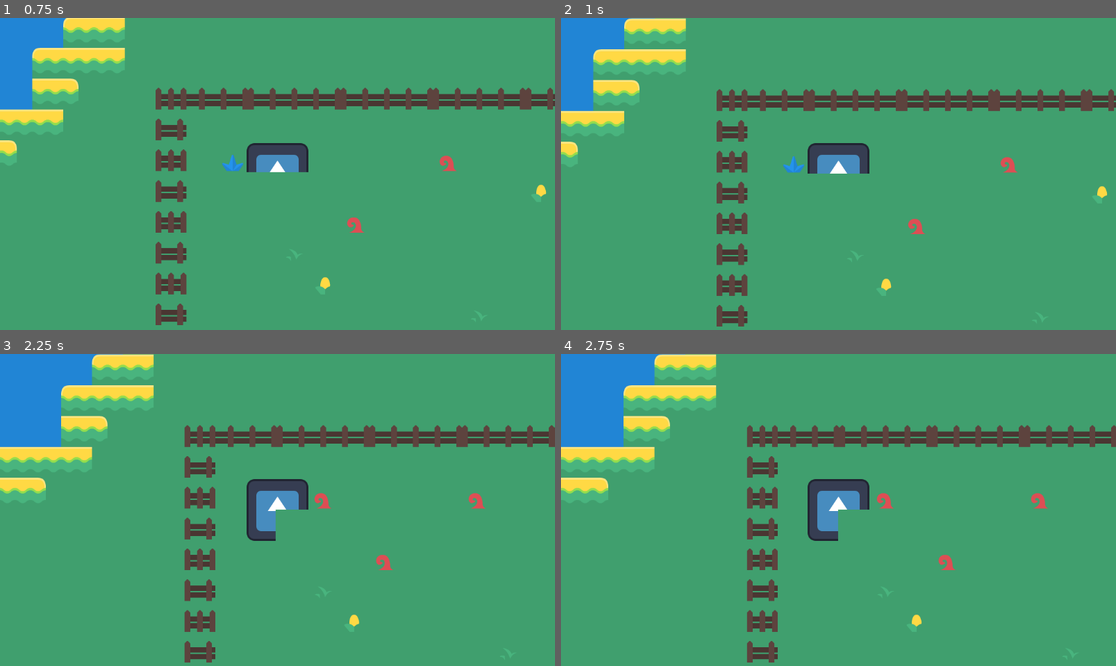
Above: before the commit, frames 1-4 (two rows, left to right).
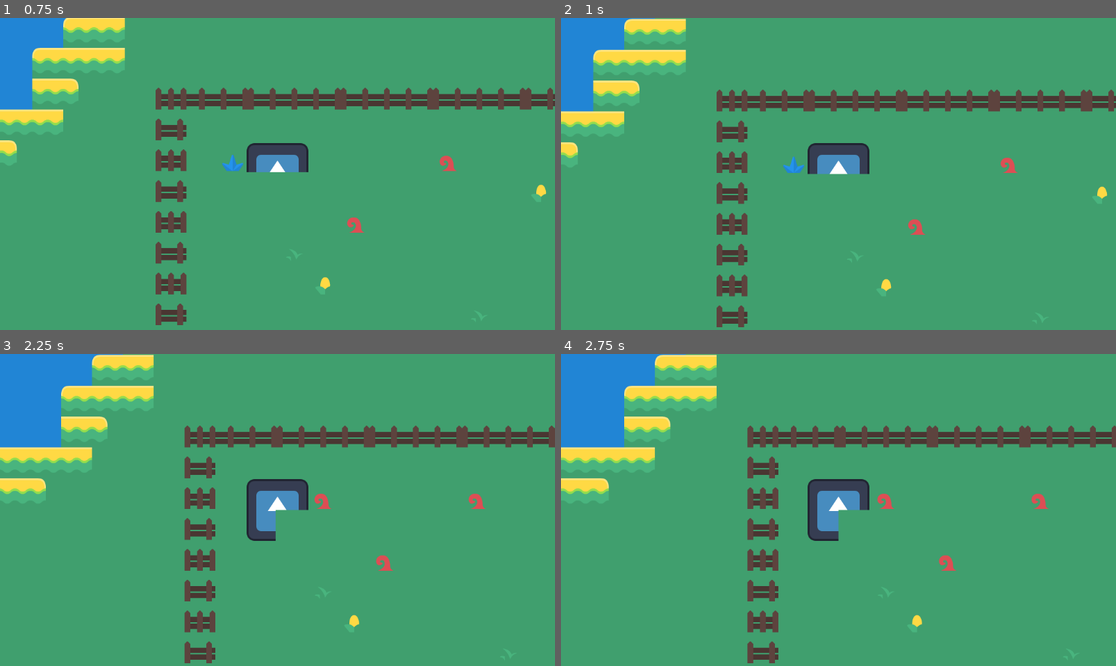
Above: after the commit, the same moments.

Repository: ilikeRocks0/FarmerJoe
Game: Godot game, scene res://main.tscn
Two runs of this game, one before a commit and one after it. Both use one fixed random seed, a clock stepped at 60 frames per second and the inputs below. The engine's default icon, where the game draws it, is replaced by a stand-in: a white triangle on a blue panel in a dark square.
Inputs:
- Up to frame 1 (0.75 s): tap Enter at 0.5 s; hold Up (ui_up) from 0.53 s (still down)
- Up to frame 2 (1 s): keep holding Up (ui_up)
- Up to frame 3 (2.25 s): tap Space at 1.25 s; tap Enter at 2 s; release Up (ui_up) at 2.03 s; hold Left (ui_left) from 2.03 s (still down)
- Up to frame 4 (2.75 s): keep holding Left (ui_left)

Frame 1 is identical in both runs. In frame 2, 1.5% of the frame differs, in the area x 0-100%, y 0-100%; in frame 3, 1.6%; in frame 4, 1.9%.

Commit message:
cleaned up player script

Diff:
--- a/main.tscn
+++ b/main.tscn
@@ -1,8 +1,7 @@
-[gd_scene load_steps=5 format=3 uid="uid://igjfi5fh87se"]
+[gd_scene load_steps=4 format=3 uid="uid://igjfi5fh87se"]
 
 [ext_resource type="TileSet" uid="uid://uja8d24xke2" path="res://ground.tres" id="1_6sm1e"]
 [ext_resource type="PackedScene" uid="uid://cwfdlqwusse7m" path="res://player.tscn" id="1_r5yxl"]
-[ext_resource type="Script" path="res://player.gd" id="2_xq2gh"]
 [ext_resource type="PackedScene" uid="uid://bb7dngtyrebp0" path="res://soil.tscn" id="4_qpdmo"]
 
 [node name="Main" type="Node2D"]
@@ -20,14 +19,9 @@
 layer_3/name = "flowers"
 layer_3/tile_data = PackedInt32Array(524298, 655362, 3, 458757, 655362, 3, 65549, 655362, 3, 196614, 720898, 2, 65536,  …(521 unchanged characters)…
 
-[node name="CharacterBody2D" parent="." instance=ExtResource("1_r5yxl")]
-script = ExtResource("2_xq2gh")
+[node name="Player" parent="." instance=ExtResource("1_r5yxl")]
 
-[node name="Camera2D" type="Camera2D" parent="CharacterBody2D"]
-
-[node name="StaticBody2D" type="StaticBody2D" parent="."]
-
-[node name="CollisionShape2D" type="CollisionShape2D" parent="StaticBody2D"]
+[node name="Camera2D" type="Camera2D" parent="Player"]
 
 [node name="TileMap2" type="TileMap" parent="."]
 visible = false
--- a/player.tscn
+++ b/player.tscn
@@ -1,17 +1,23 @@
-[gd_scene load_steps=3 format=3 uid="uid://cwfdlqwusse7m"]
+[gd_scene load_steps=5 format=3 uid="uid://cwfdlqwusse7m"]
 
+[ext_resource type="Script" path="res://player.gd" id="1_c0fsj"]
 [ext_resource type="Texture2D" uid="uid://cjmsq8xr764tt" path="res://icon.svg" id="1_u6dg6"]
+[ext_resource type="Script" path="res://DetectPlots.gd" id="2_di3ey"]
 
 [sub_resource type="RectangleShape2D" id="RectangleShape2D_25t0e"]
-size = Vector2(129, 129)
+size = Vector2(128, 128)
 
 [node name="CharacterBody2D" type="CharacterBody2D"]
+script = ExtResource("1_c0fsj")
 
-[node name="Area2D" type="Area2D" parent="."]
+[node name="DetectPlots" type="Area2D" parent="."]
+script = ExtResource("2_di3ey")
 
-[node name="Sprite2D" type="Sprite2D" parent="Area2D"]
-texture = ExtResource("1_u6dg6")
+[node name="DetectPlotRange" type="CollisionShape2D" parent="DetectPlots"]
+shape = SubResource("RectangleShape2D_25t0e")
 
 [node name="CollisionShape2D" type="CollisionShape2D" parent="."]
-position = Vector2(-0.5, -0.5)
 shape = SubResource("RectangleShape2D_25t0e")
+
+[node name="Sprite2D" type="Sprite2D" parent="."]
+texture = ExtResource("1_u6dg6")
